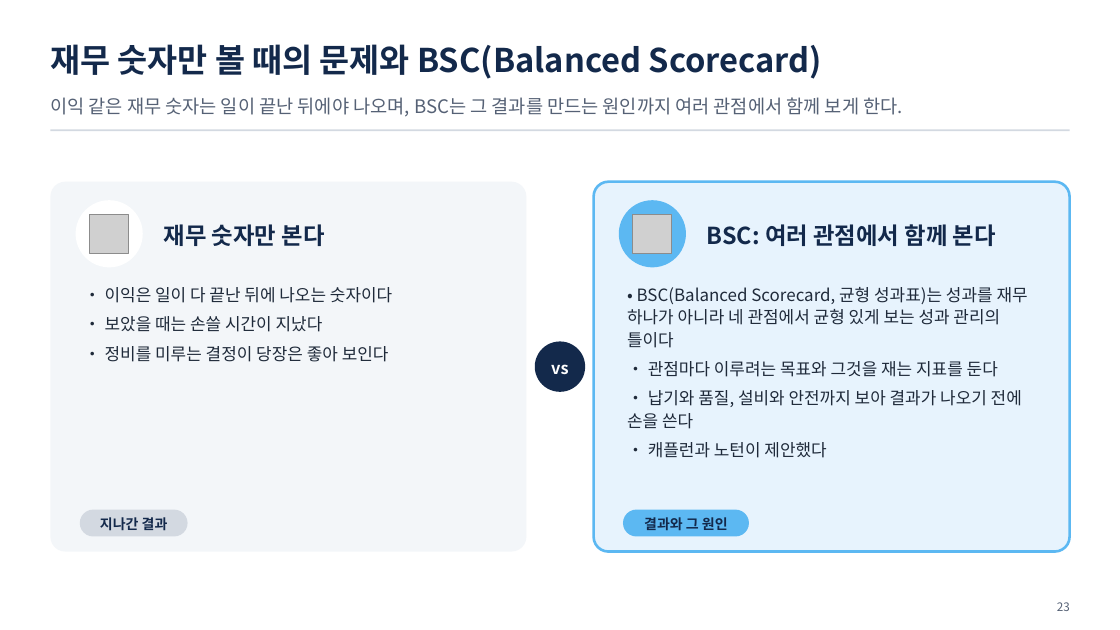
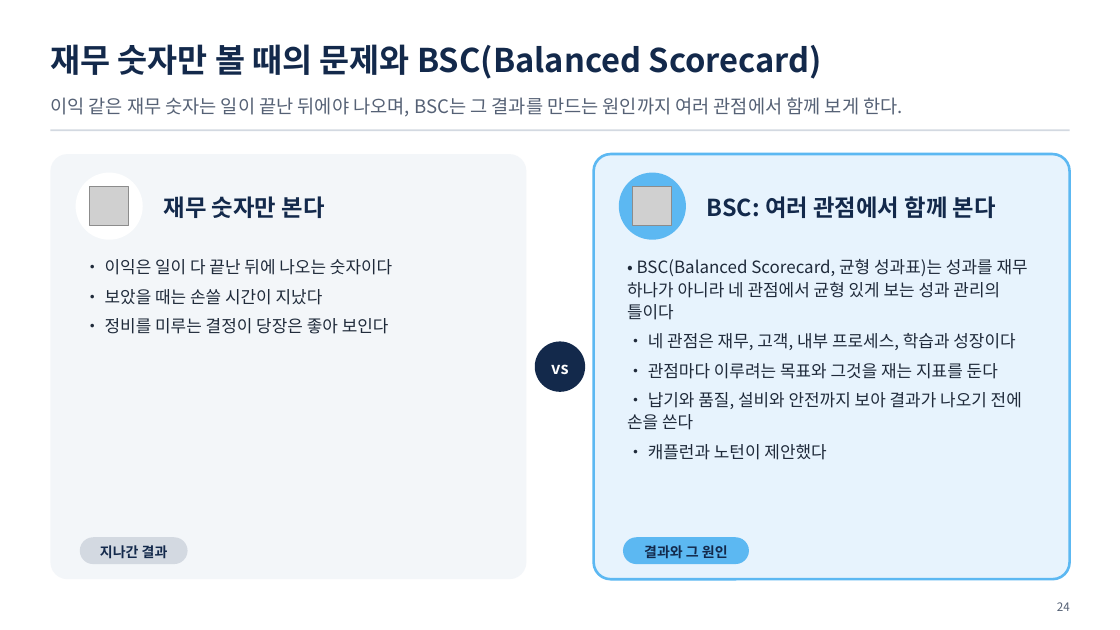
Before and after one commit to uengine-oss/hyd-iot-edu, a slide deck: slide 24 of docs/교재/실전반_오프라인/02회차/실전반_오프라인_02회차.pptx (slide 23 before the commit). Drawn at 1120x630 pixels with LibreOffice and Linux fonts; fonts in the diff are those of the drawing; grey boxes stand for pictures. Boxes give left, top, right and bottom in pixels: in the first picture for what was removed or moved away, otherwise in the second. Text is boxed around its words. In the diff, an @@ line names an element or a change of style, - is before the commit and + after.

```diff
--- a/docs/교재/실전반_오프라인/02회차/실전반_오프라인_02회차.pptx
+++ b/docs/교재/실전반_오프라인/02회차/실전반_오프라인_02회차.pptx
@@ rounded rectangle: place and size @@
-rounded rectangle at bbox=[50, 181, 527, 551]
+rounded rectangle at bbox=[50, 154, 527, 579]
@@ rounded rectangle: place and size @@
-rounded rectangle at bbox=[594, 181, 1070, 551]
+rounded rectangle at bbox=[594, 154, 1070, 579]
@@ 2 texts, 2 ellipses: place and size @@
-2 texts, 2 ellipses at bbox=[76, 200, 996, 267]
+2 texts, 2 ellipses at bbox=[76, 172, 996, 239]
@@ picture: place and size @@
-picture at bbox=[90, 214, 129, 253]
+picture at bbox=[90, 187, 129, 225]
@@ picture: place and size @@
-picture at bbox=[633, 214, 671, 253]
+picture at bbox=[633, 187, 671, 225]
@@ text "• 이익은 일이 다 끝난 ...": place and size @@
-text "• 이익은 일이 다 끝난 ..." at bbox=[105, 287, 392, 362]
+text "• 이익은 일이 다 끝난 ..." at bbox=[105, 259, 392, 334]
@@ text "• BSC(Balanced Scorecard, 균형 성과표)는 ...": place and size @@
-text "• BSC(Balanced Scorecard, 균형 성과표)는 ..." at bbox=[627, 287, 1028, 458]
+text "• BSC(Balanced Scorecard, 균형 성과표)는 ..." at bbox=[627, 259, 1028, 460]
@@ text at bbox=[648, 333, 1015, 350]: paragraph added @@
+• 네 관점은 재무, 고객, 내부 프로세스, 학습과 성장이다
@@ 2 texts, 2 rounded rectangles: place and size @@
-2 texts, 2 rounded rectangles at bbox=[80, 510, 749, 537]
+2 texts, 2 rounded rectangles at bbox=[80, 538, 749, 565]
@@ text at bbox=[1057, 602, 1070, 611]: text changed @@
-23
+24
```
Also in this commit, not shown: 27 other slides changed, 1 slide added, 32 other files.
